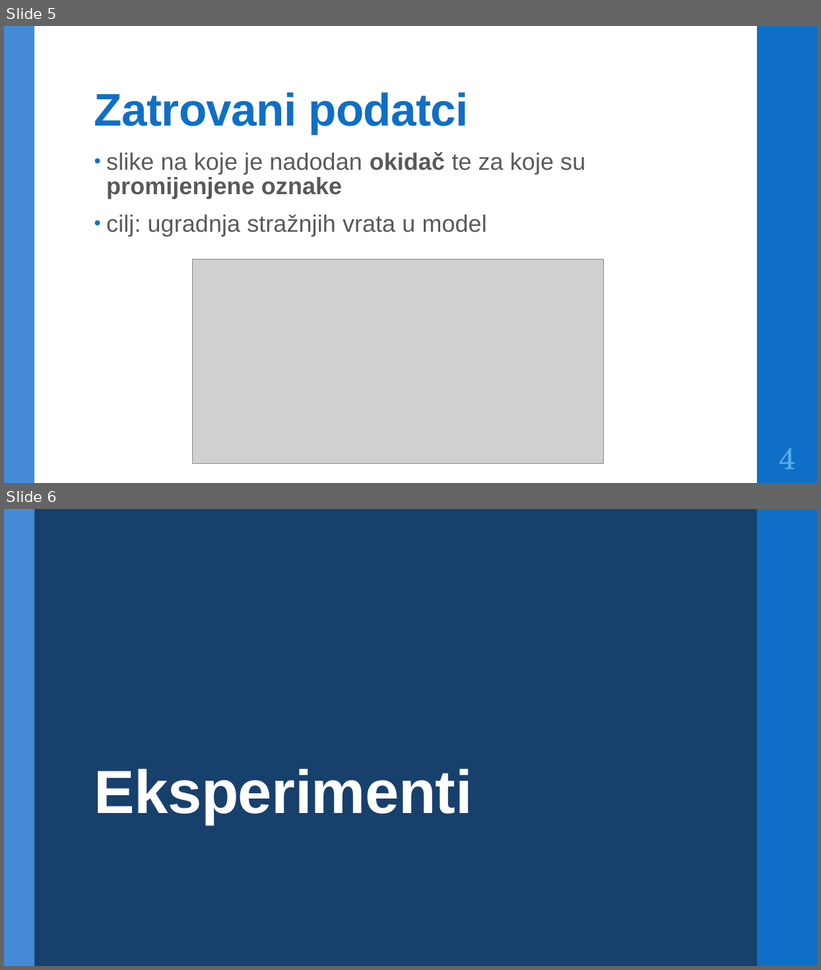
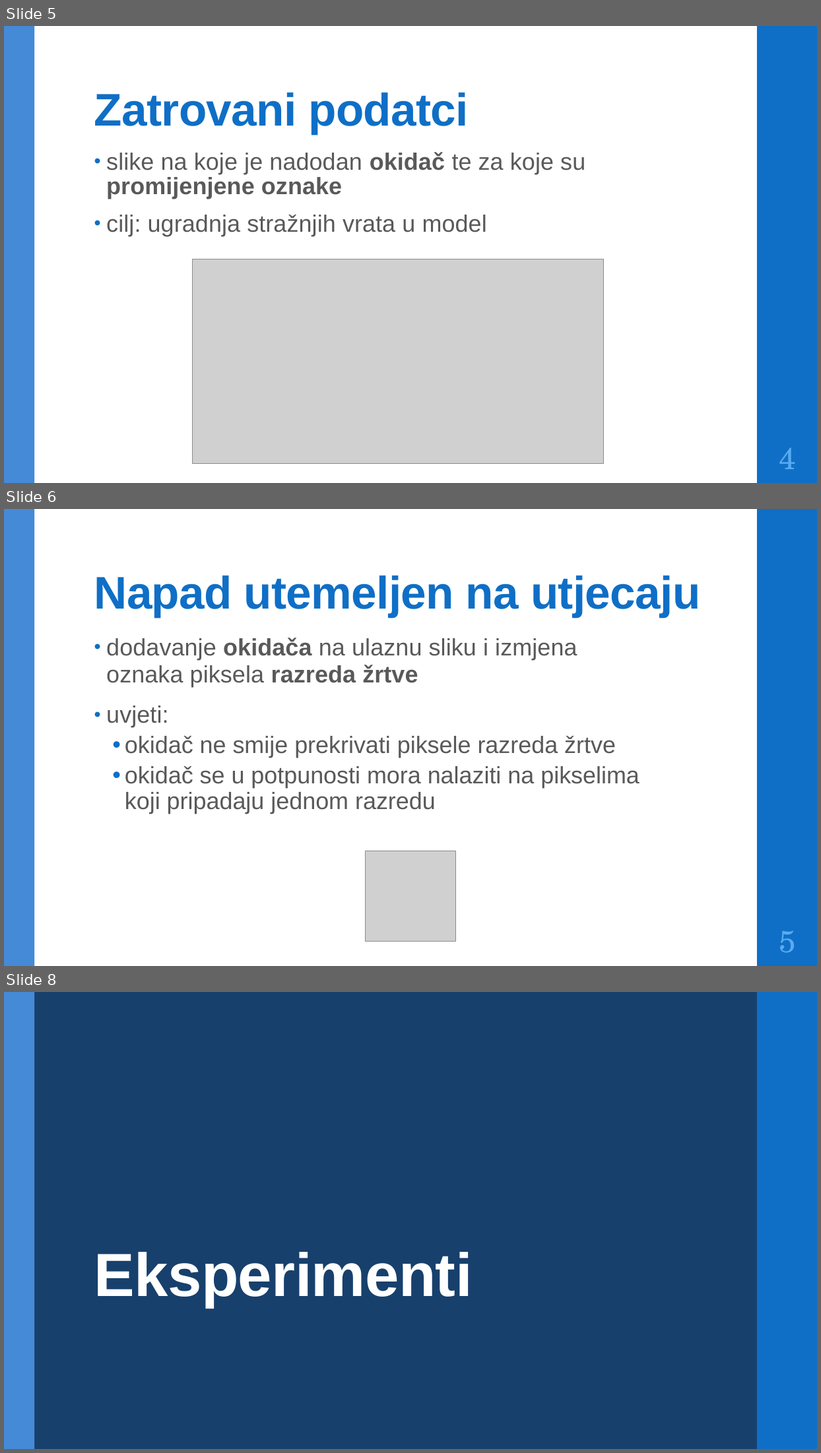
Before and after one commit to DomJamb/Seminar, a slide deck: Dokumentacija/Prezentacija/Trojanski napadi na modele za semantičku segmentaciju.pptx. Shown one above the other, each under a label of ours: slides 5 and 6 before the commit, slides 5, 6 and 8 after it; the slides between them are not shown. The pictures are 821x970 and 821x1453 pixels, drawn with LibreOffice and Linux fonts; fonts in the diff are those of the drawing; grey boxes stand for pictures. Boxes give left, top, right and bottom in pixels: in the first picture for what was removed or moved away, otherwise in the second. Text is boxed around its words. In the diff, an @@ line names an element or a change of style, - is before the commit and + after.

```diff
--- a/Dokumentacija/Prezentacija/Trojanski napadi na modele za semantičku segmentaciju.pptx
+++ b/Dokumentacija/Prezentacija/Trojanski napadi na modele za semantičku segmentaciju.pptx
@@ slide 6 added at bbox=[4, 509, 817, 966], background #FFFFFF; not listed: 2 template elements that a slide beside it also shows @@
@@ title added at bbox=[94, 575, 700, 617], 54 pt, text #0F6FC6, bold @@
+Napad utemeljen na utjecaju
@@ text added at bbox=[106, 638, 640, 814], 28 pt, text #595959 @@
+• dodavanje okidača na ulaznu sliku i izmjena oznaka piksela razreda žrtve
+• uvjeti:
+  • okidač ne smije prekrivati piksele razreda žrtve
+  • okidač se u potpunosti mora nalaziti na pikselima koji pripadaju jednom razredu
@@ picture added at bbox=[365, 851, 455, 941] @@
@@ page number added at bbox=[779, 931, 796, 953], 36 pt, text #59AAF2 @@
+5
@@ what was slide 6 is now slide 8 @@
```
Also in this commit, not shown: 5 slides changed, 3 other slides added, 4 slides removed, 3 other files.
